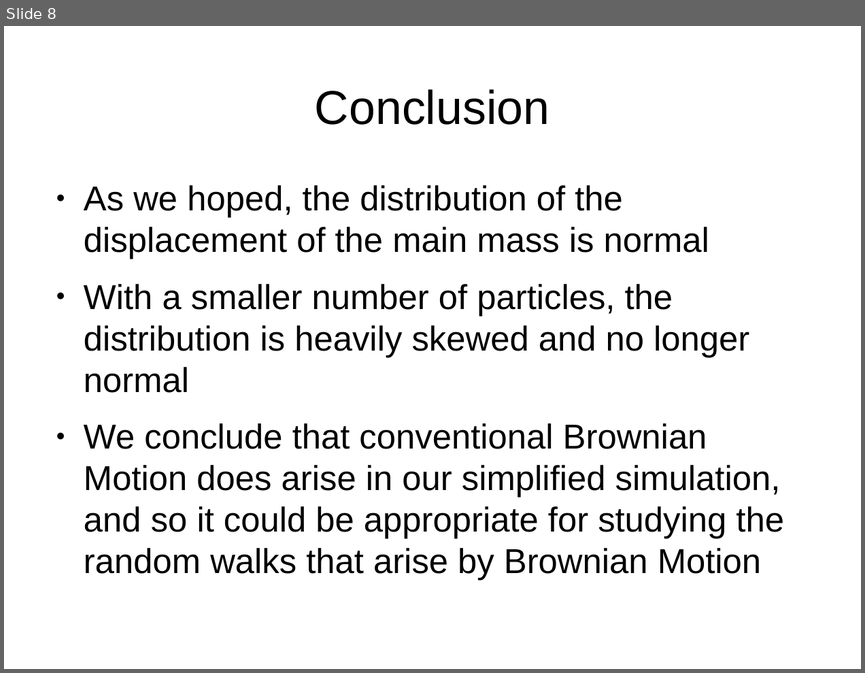
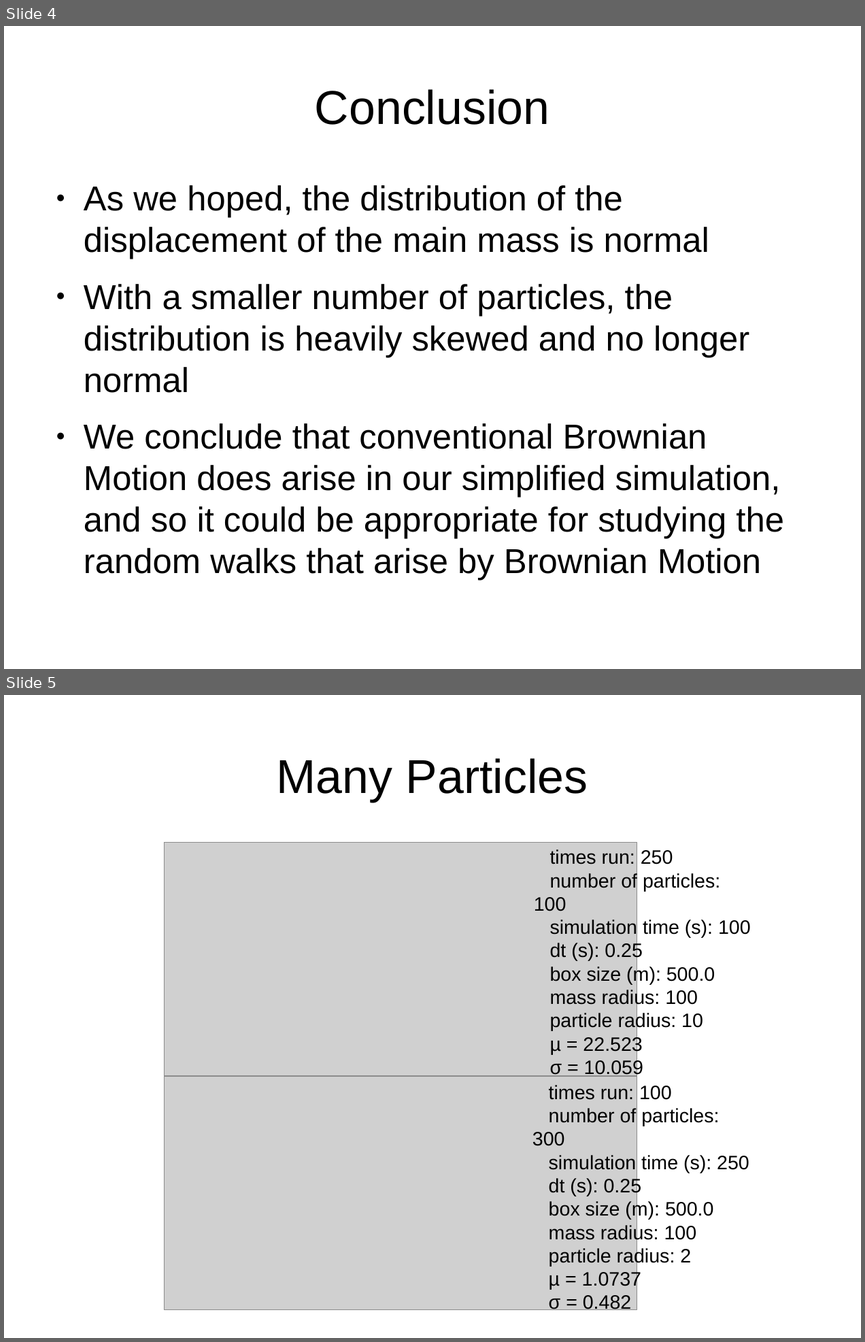
Before and after one commit to djynth/brownian-motion, a slide deck: Slides.odp. Shown one above the other, each under a label of ours: slide 8 before the commit, slides 4 and 5 after it. The pictures are 865x673 and 865x1342 pixels, drawn with LibreOffice and Linux fonts; fonts in the diff are those of the drawing; grey boxes stand for pictures. Boxes give left, top, right and bottom in pixels: in the first picture for what was removed or moved away, otherwise in the second. Text is boxed around its words. In the diff, an @@ line names an element or a change of style, - is before the commit and + after.

```diff
--- a/Slides.odp
+++ b/Slides.odp
@@ slide 5 added at (x1=4, y1=695, x2=861, y2=1338), background #FFFFFF @@
@@ title added at (x1=277, y1=758, x2=588, y2=802), 44 pt, text #000000 @@
+Many Particles
@@ picture added at (x1=164, y1=842, x2=638, y2=1076) @@
@@ text added at (x1=534, y1=849, x2=751, y2=1077), 18 pt, text #000000 @@
+times run: 250
+number of particles: 100
+simulation time (s): 100
+dt (s): 0.25
+box size (m): 500.0
+mass radius: 100
+particle radius: 10
+µ = 22.523
+σ = 10.059
@@ picture added at (x1=164, y1=1076, x2=638, y2=1310) @@
@@ text added at (x1=532, y1=1085, x2=749, y2=1312), 18 pt, text #000000 @@
+times run: 100
+number of particles: 300
+simulation time (s): 250
+dt (s): 0.25
+box size (m): 500.0
+mass radius: 100
+particle radius: 2
+µ = 1.0737
+σ = 0.482
@@ what was slide 8 is now slide 4 @@
```
Also in this commit, not shown: 2 slides changed, 1 other slide added, 2 slides removed.
